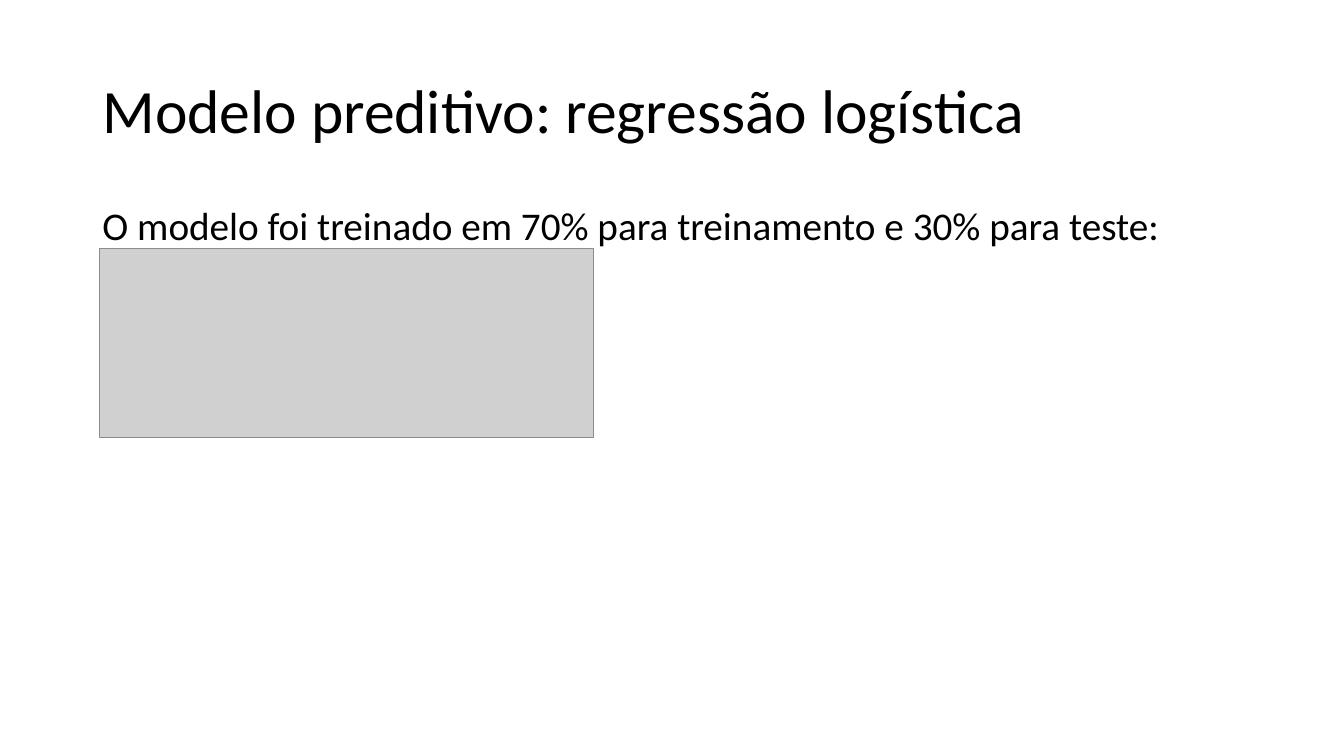
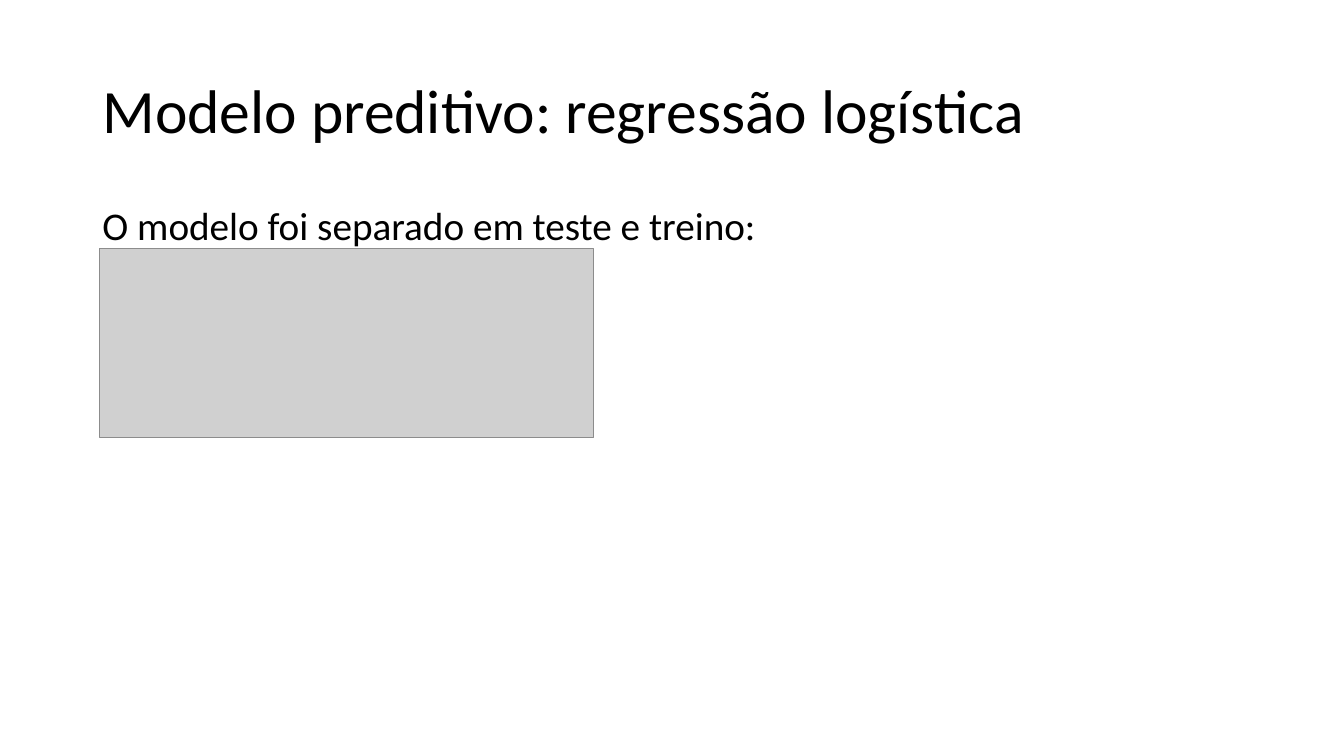
Before and after one commit to padovese/academic-projects, a slide deck: slide 7 of regressao/apresentacao.pptx. Drawn at 1344x756 pixels with LibreOffice and Linux fonts; fonts in the diff are those of the drawing; grey boxes stand for pictures. Boxes give left, top, right and bottom in pixels: in the first picture for what was removed or moved away, otherwise in the second. Text is boxed around its words. In the diff, an @@ line names an element or a change of style, - is before the commit and + after.

```diff
--- a/regressao/apresentacao.pptx
+++ b/regressao/apresentacao.pptx
@@ text at (102,212,755,250): text changed @@
-O modelo foi treinado em 70% para treinamento e 30% para teste:
+O modelo foi separado em teste e treino:
```
Also in this commit, not shown: 4 other slides changed, 11 slides added, 4 other files.
